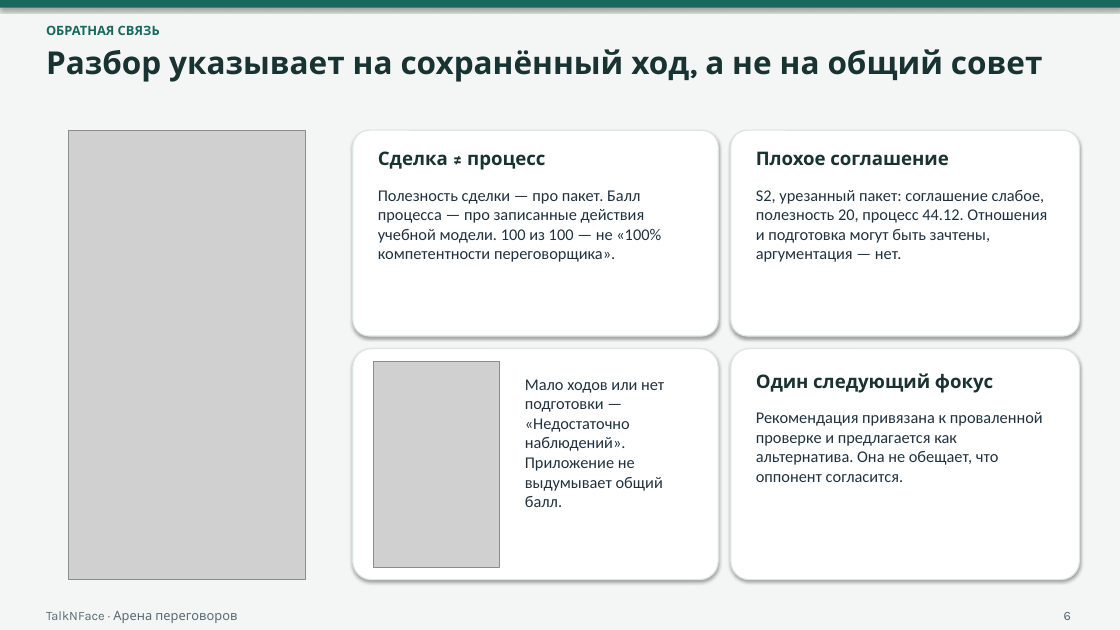
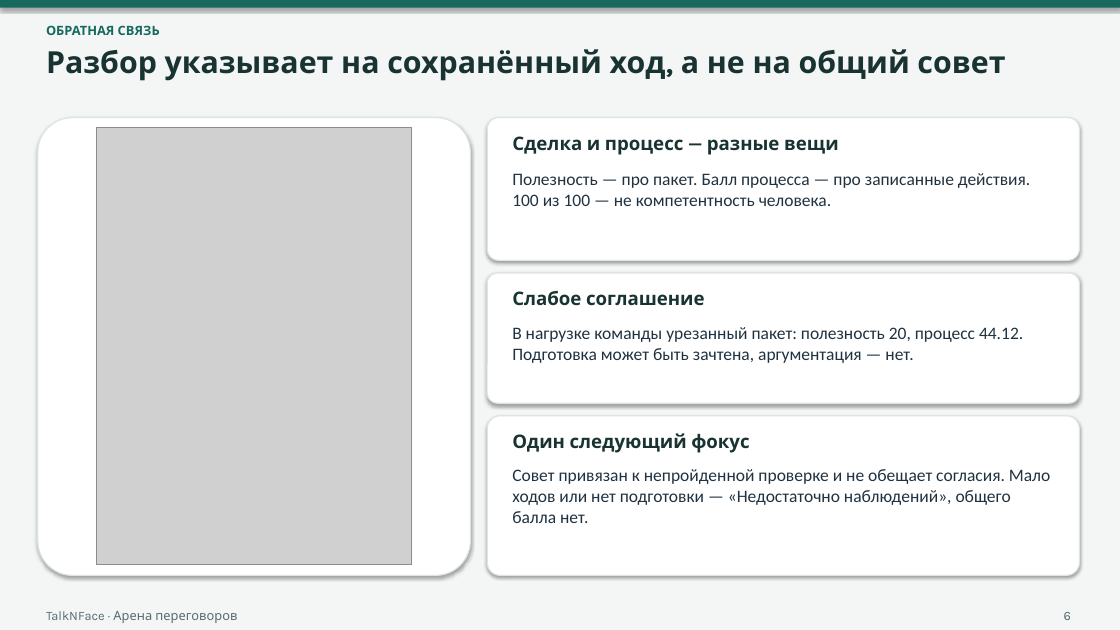
Before and after one commit to AiratBastanov/TalkNFace, a slide deck: slide 6 of docs/submission/TALKNFACE_PRODUCT_PITCH_RU.pptx. Drawn at 1120x630 pixels with LibreOffice and Linux fonts; fonts in the diff are those of the drawing; grey boxes stand for pictures. Boxes give left, top, right and bottom in pixels: in the first picture for what was removed or moved away, otherwise in the second. Text is boxed around its words. In the diff, an @@ line names an element or a change of style, - is before the commit and + after.

```diff
--- a/docs/submission/TALKNFACE_PRODUCT_PITCH_RU.pptx
+++ b/docs/submission/TALKNFACE_PRODUCT_PITCH_RU.pptx
@@ text "Разбор указывает на сохранённый ход, ..." at box(46, 49, 1005, 81): size 27 to 26 pt @@
@@ rounded rectangle added at box(38, 118, 471, 576), fill #FFFFFF, outline #DCE5E2 1 pt @@
@@ rounded rectangle: place and size @@
-rounded rectangle at box(731, 130, 1080, 336)
+rounded rectangle at box(487, 118, 1080, 260)
@@ picture: place and size @@
-picture at box(69, 130, 306, 580)
+picture at box(97, 128, 412, 565)
@@ rounded rectangle removed at box(353, 130, 718, 336) @@
@@ text at box(512, 136, 839, 155): text changed @@
-Сделка ≠ процесс
+Сделка и процесс — разные вещи
@@ text at box(512, 173, 1030, 206): text changed; size 14 to 15 pt @@
-Полезность сделки — про пакет. Балл процесса — про записанные действия учебной модели. 100 из 100 — не «100% компетентности переговорщика».
+Полезность — про пакет. Балл процесса — про записанные действия. 100 из 100 — не компетентность человека.
@@ text removed at box(756, 151, 948, 165) @@
-Плохое соглашение
@@ rounded rectangle added at box(487, 273, 1080, 403), fill #FFFFFF, outline #DCE5E2 1 pt @@
@@ text added at box(512, 291, 704, 305), 16 pt, text #183331, bold @@
+Слабое соглашение
@@ text at box(512, 327, 1023, 363): text changed; size 14 to 15 pt @@
-S2, урезанный пакет: соглашение слабое, полезность 20, процесс 44.12. Отношения и подготовка могут быть зачтены, аргументация — нет.
+В нагрузке команды урезанный пакет: полезность 20, процесс 44.12. Подготовка может быть зачтена, аргументация — нет.
@@ rounded rectangle removed at box(353, 349, 718, 580) @@
@@ picture removed at box(374, 361, 500, 567) @@
@@ text removed at box(525, 379, 664, 507) @@
-Мало ходов или нет подготовки — «Недостаточно наблюдений». Приложение не выдумывает общий балл.
@@ rounded rectangle: place and size @@
-rounded rectangle at box(731, 349, 1080, 580)
+rounded rectangle at box(487, 416, 1080, 576)
@@ text removed at box(756, 412, 1043, 482) @@
-Рекомендация привязана к проваленной проверке и предлагается как альтернатива. Она не обещает, что оппонент согласится.
@@ text "Один следующий фокус": place and size @@
-text "Один следующий фокус" at box(756, 373, 993, 393)
+text "Один следующий фокус" at box(512, 433, 749, 453)
@@ text added at box(512, 469, 1050, 523), 15 pt, text #203240 @@
+Совет привязан к непройденной проверке и не обещает согласия. Мало ходов или нет подготовки — «Недостаточно наблюдений», общего балла нет.
```
Also in this commit, not shown: 8 other slides changed, 9 other files.
